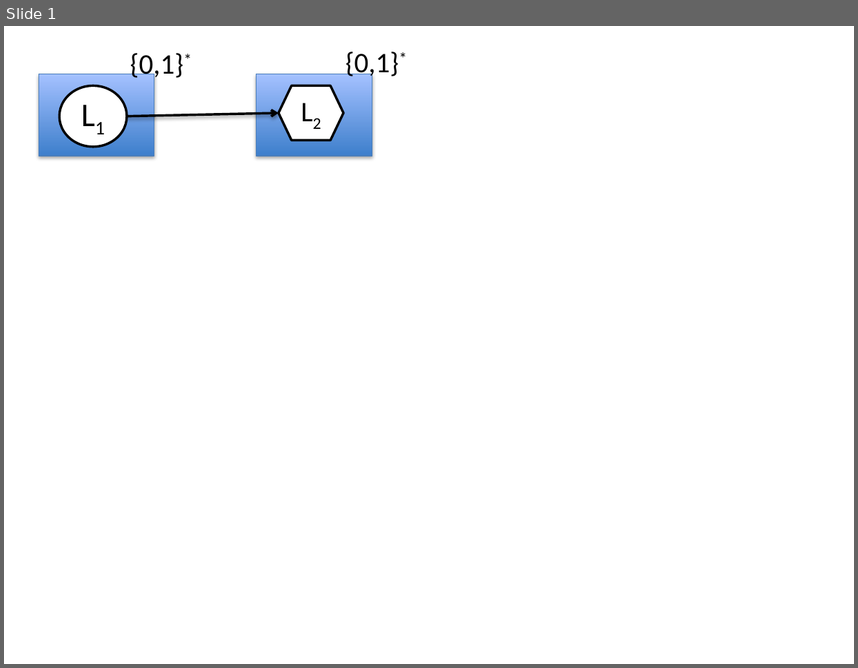
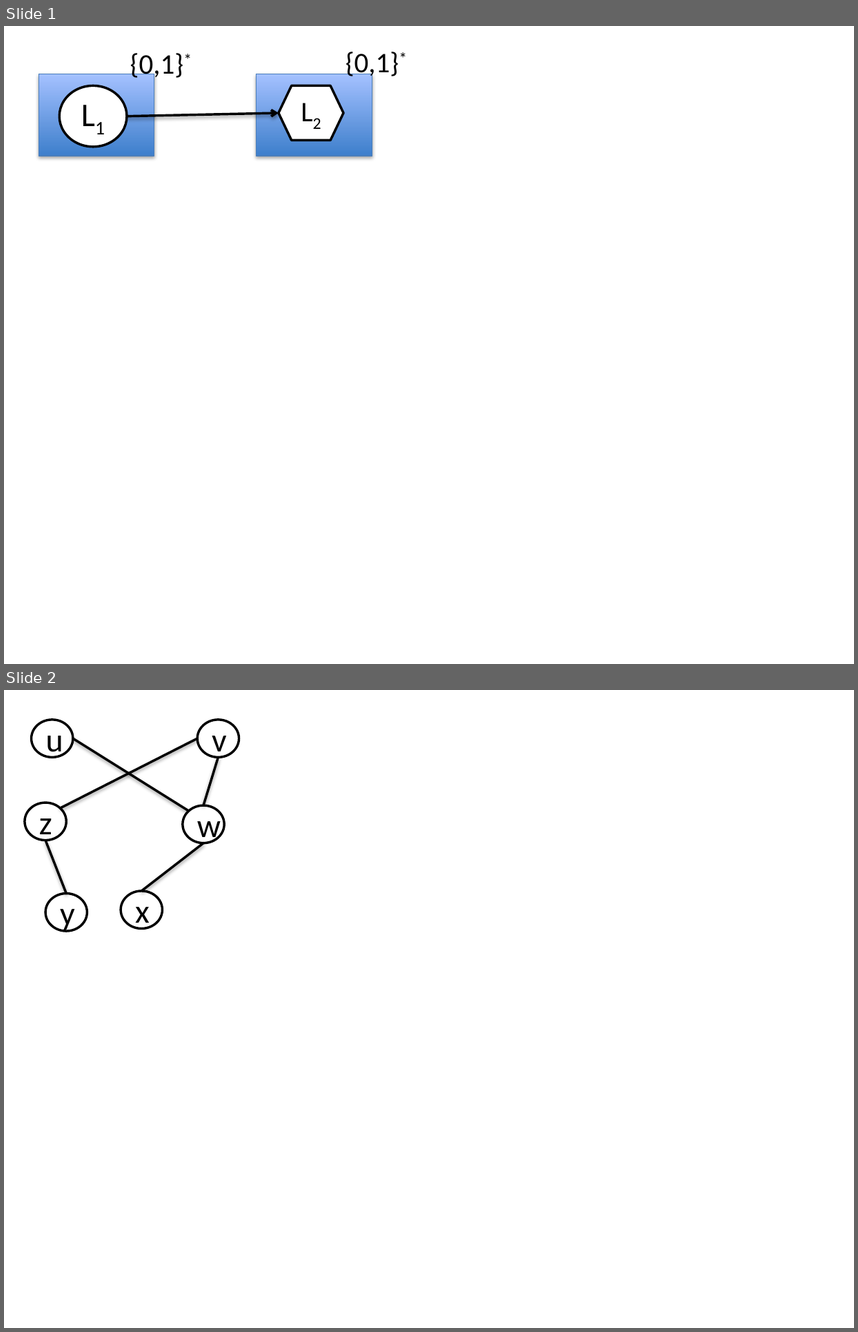
Before and after one commit to normalerweise/LectureNotesAlgorithmsI, a slide deck: script/diagrams/reductions.pptx. Shown one above the other, each under a label of ours: slide 1 before the commit, slides 1 and 2 after it. The pictures are 858x668 and 858x1332 pixels, drawn with LibreOffice and Linux fonts; fonts in the diff are those of the drawing. Boxes give left, top, right and bottom in pixels: in the first picture for what was removed or moved away, otherwise in the second. Text is boxed around its words. In the diff, an @@ line names an element or a change of style, - is before the commit and + after.

```diff
--- a/script/diagrams/reductions.pptx
+++ b/script/diagrams/reductions.pptx
@@ slide 2 added at (4,690,854,1328), background #FFFFFF @@
@@ ellipse added at (31,720,73,757), fill #FFFFFF, outline #000000 2 pt, 28 pt, text #000000 @@
+u
@@ ellipse added at (197,720,239,757), fill #FFFFFF, outline #000000 2 pt, 28 pt, text #000000 @@
+v
@@ line added from (60, 808) to (197, 738), #000000 2 pt @@
@@ line added from (73, 738) to (188, 811), #000000 2 pt @@
@@ line added from (218, 757) to (204, 806), #000000 2 pt @@
@@ ellipse added at (25,802,66,840), fill #FFFFFF, outline #000000 2 pt, 28 pt, text #000000 @@
+z
@@ ellipse added at (183,806,224,843), fill #FFFFFF, outline #000000 2 pt, 28 pt, text #000000 @@
+w
@@ line added from (66, 893) to (45, 840), #000000 2 pt @@
@@ line added from (142, 891) to (204, 843), #000000 2 pt @@
@@ ellipse added at (45,893,87,931), fill #FFFFFF, outline #000000 2 pt, 28 pt, text #000000 @@
+y
@@ ellipse added at (121,891,162,928), fill #FFFFFF, outline #000000 2 pt, 28 pt, text #000000 @@
+x
```
Also in this commit, not shown: 1 other slide added, 5 other files.
